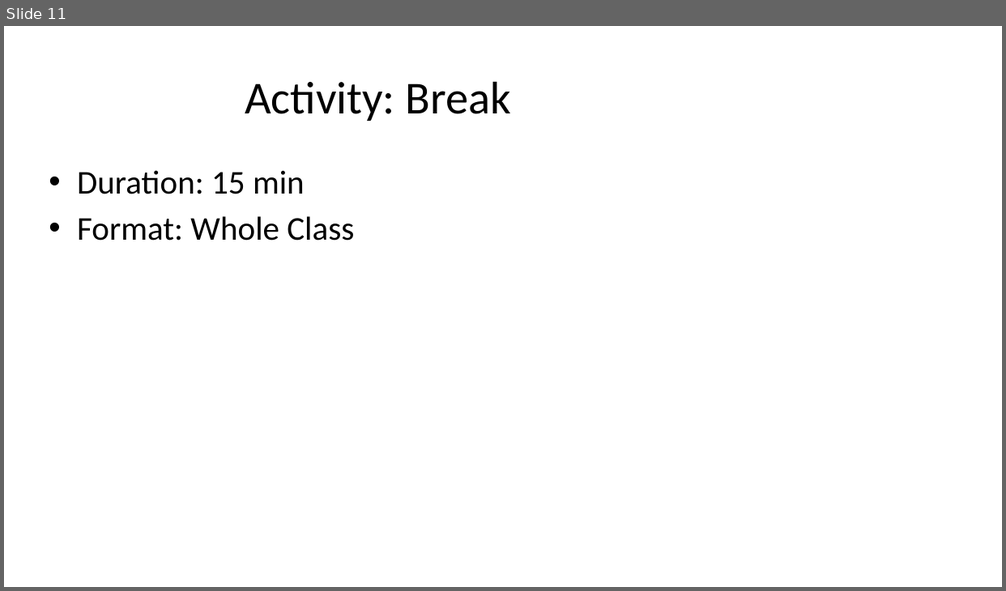
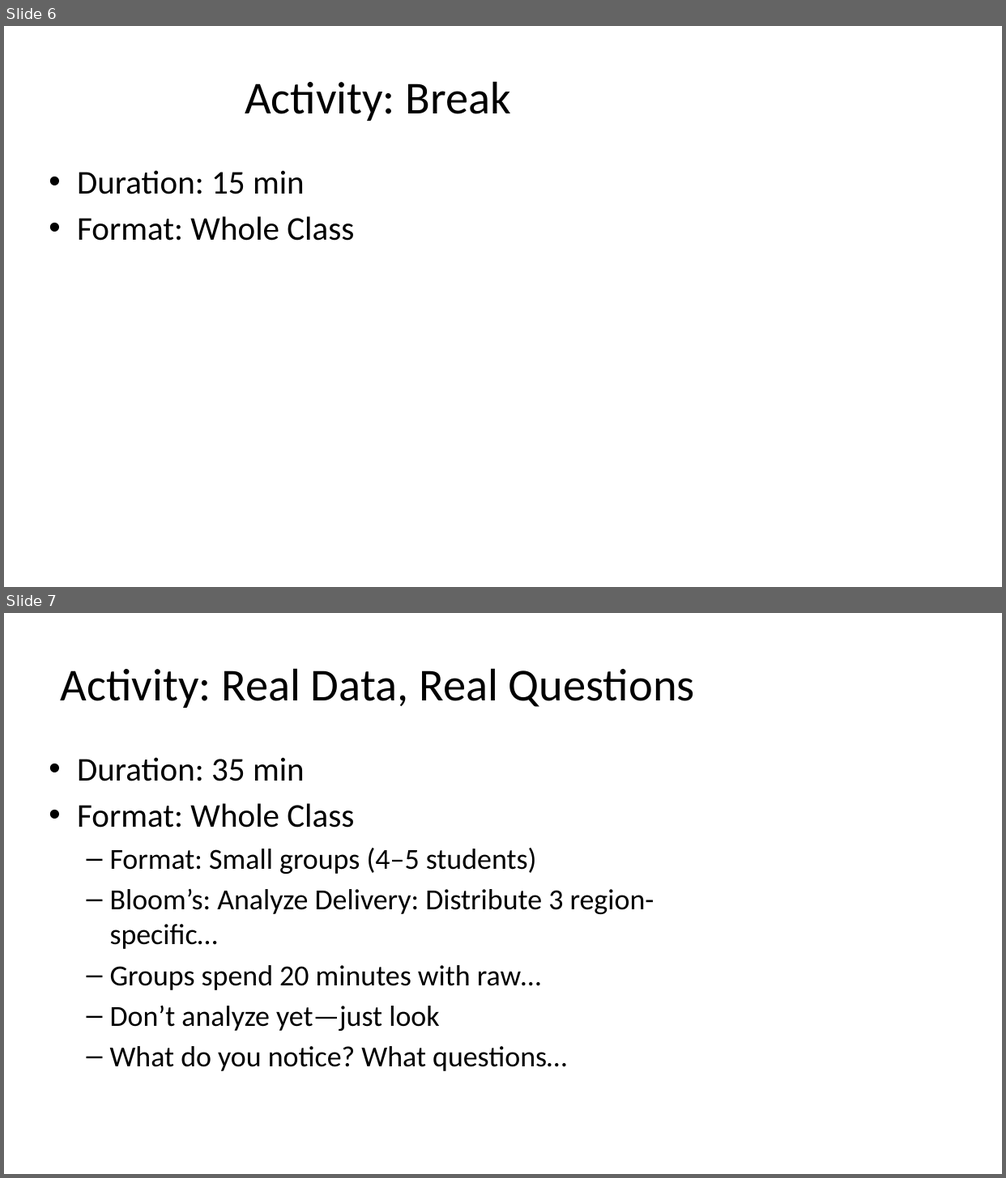
Before and after one commit to nlwtest2020/AyElSeeMoldo, a slide deck: curriculum-planner/output/slides/session_01_slides.pptx. Shown one above the other, each under a label of ours: slide 11 before the commit, slides 6 and 7 after it. The pictures are 1006x591 and 1006x1178 pixels, drawn with LibreOffice and Linux fonts; fonts in the diff are those of the drawing. Boxes give left, top, right and bottom in pixels: in the first picture for what was removed or moved away, otherwise in the second. Text is boxed around its words. In the diff, an @@ line names an element or a change of style, - is before the commit and + after.

```diff
--- a/curriculum-planner/output/slides/session_01_slides.pptx
+++ b/curriculum-planner/output/slides/session_01_slides.pptx
@@ slide 7 added at box(4, 613, 1002, 1174), background #FFFFFF @@
@@ title added at box(61, 668, 695, 708), 44 pt, text #000000 @@
+Activity: Real Data, Real Questions
@@ text added at box(77, 757, 654, 1071), 28 pt, text #000000 @@
+• Duration: 35 min
+• Format: Whole Class
+  – Format: Small groups (4–5 students)
+  – Bloom’s: Analyze Delivery: Distribute 3 region-specific…
+  – Groups spend 20 minutes with raw…
+  – Don’t analyze yet—just look
+  – What do you notice? What questions…
@@ what was slide 11 is now slide 6 @@
```
Also in this commit, not shown: 4 slides changed, 2 other slides added, 4 slides removed, 11 other files.
